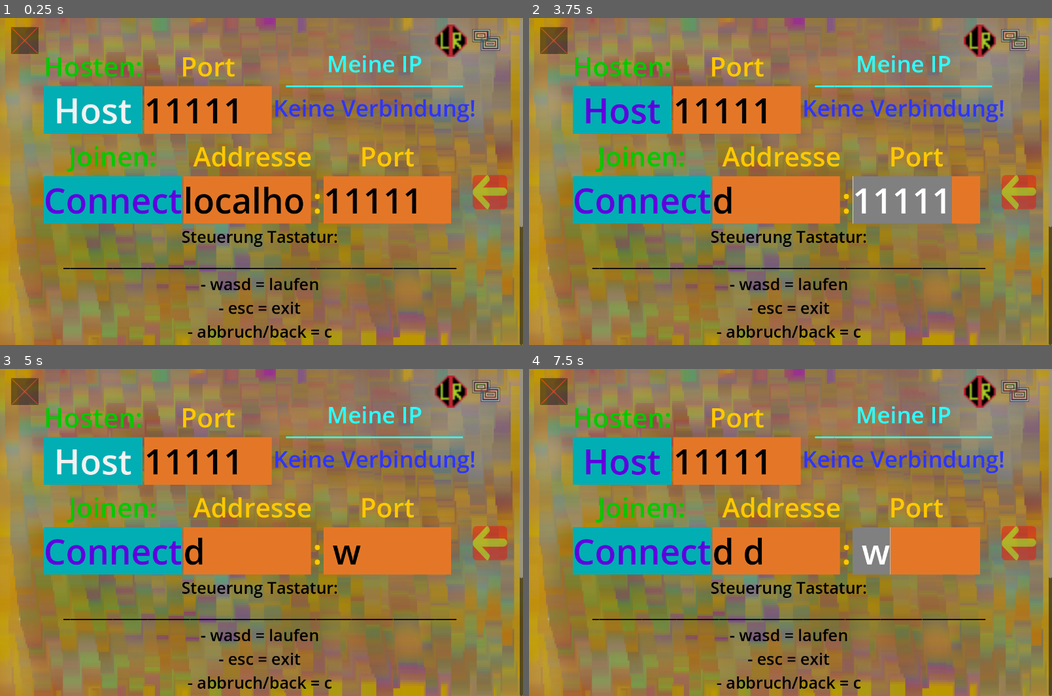
Above: before the commit, frames 1-4 (two rows, left to right).
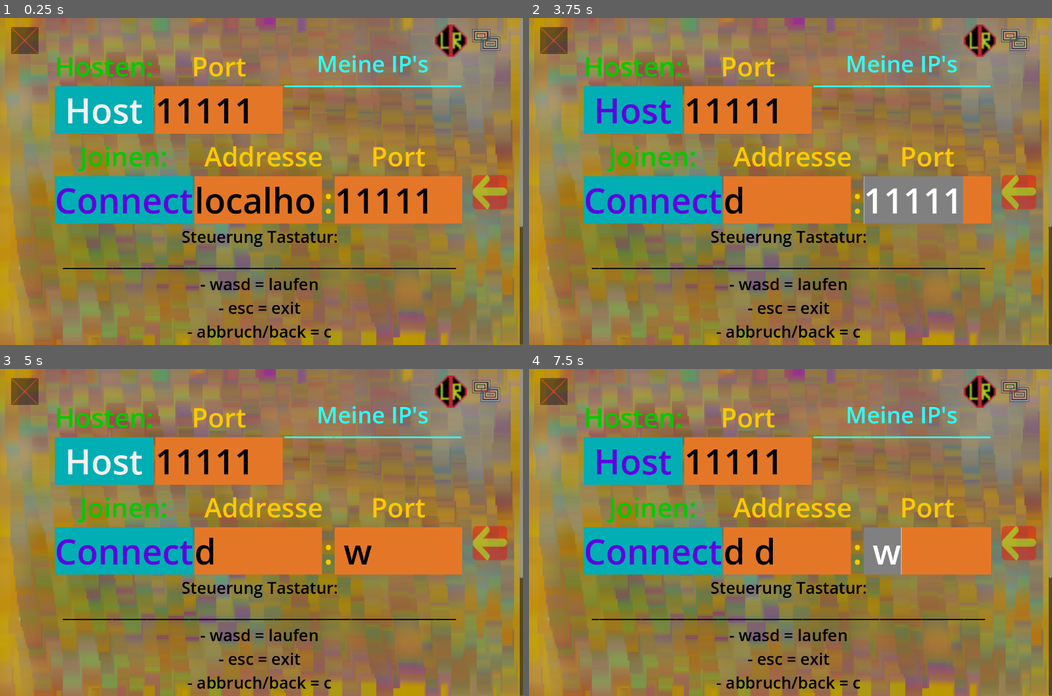
Above: after the commit, the same moments.

Repository: NIK-98/Paint_The_Ground
Game: Godot game, scene res://sceens/main.tscn
Same seed, same stepped clock (60 frames per second), same inputs: the game is played once before the commit and once after it.
Inputs (mouse positions are in pixels of both pictures, inside the frame that each line leads up to):
- Up to frame 1 (0.25 s): no input
- Up to frame 2 (3.75 s): move the mouse to (905, 165) at 0.52 s; hold D (right) 0.53-1.25 s; hold Tab (Info) 0.53-1.25 s; click (905, 165) at 0.67 s; click "Host" at 1.25 s; click "Connect" at 2 s; move the mouse to (685, 197) at 2.77 s; hold S (down) 2.78-3.53 s; tap Tab (Info) at 2.85 s; tap Enter at 3.5 s; move the mouse to (842, 109) at 3.52 s; hold D (right) from 3.53 s (still down); hold Tab (Info) from 3.53 s (still down)
- Up to frame 3 (5 s): tap Space at 4.25 s; move the mouse to (235, 597) at 4.27 s; release D (right) at 4.28 s; release Tab (Info) at 4.28 s; hold W (up) from 4.28 s (still down); tap Tab (Info) at 4.35 s; click (235, 597) at 4.42 s
- Up to frame 4 (7.5 s): move the mouse to (947, 581) at 5.02 s; release W (up) at 5.03 s; hold Tab (Info) 5.03-5.78 s; hold A (left) 5.03-6.53 s; tap Enter at 5.75 s; move the mouse to (633, 483) at 5.77 s; tap Tab (Info) at 5.85, 7.35 s; move the mouse to (816, 532) at 6.52 s; hold S (down) 6.53-7.28 s; hold Tab (Info) 6.53-7.28 s; click (816, 532) at 6.67 s; tap Space at 7.25 s; move the mouse to (712, 450) at 7.27 s; hold D (right) from 7.28 s (still down)

The runs differ from the first frame. In frame 1, 11% of the frame differs, in the area x 8-91%, y 11-98%; in frame 2, 10%; in frame 3, 9.5%; in frame 4, 10%.

Commit message:
kleinere bugfixes und alle verfügbaren ips werden angezeigt

Diff:
--- /dev/null
+++ b/sceens/myip.tscn
@@ -0,0 +1,5 @@
+[gd_scene format=3 uid="uid://cg3c40w88fjwt"]
+
+[node name="myip" type="Label"]
+theme_override_colors/font_color = Color(0.176103, 0.208777, 1, 1)
+theme_override_font_sizes/font_size = 56
--- a/sceens/ui.tscn
+++ b/sceens/ui.tscn
@@ -130,22 +130,24 @@
 expand_to_text_length = true
 select_all_on_focus = true
 
-[node name="yourip" type="VBoxContainer" parent="Panel/CenterContainer/Net/Options/Option1"]
-layout_mode = 2
-
-[node name="Label" type="Label" parent="Panel/CenterContainer/Net/Options/Option1/yourip"]
+[node name="ScrollContainer" type="ScrollContainer" parent="Panel/CenterContainer/Net/Options/Option1"]
+layout_mode = 2
+horizontal_scroll_mode = 0
+
+[node name="yourip" type="VBoxContainer" parent="Panel/CenterContainer/Net/Options/Option1/ScrollContainer"]
+layout_mode = 2
+
+[node name="Label" type="Label" parent="Panel/CenterContainer/Net/Options/Option1/ScrollContainer/yourip"]
 layout_mode = 2
 theme_override_colors/font_color = Color(0.176471, 1, 1, 1)
 theme_override_constants/line_spacing = -50
 theme_override_font_sizes/font_size = 56
-text = "Meine IP
+text = "Meine IP's
 __________________"
 horizontal_alignment = 1
 
-[node name="myip" type="Label" parent="Panel/CenterContainer/Net/Options/Option1/yourip"]
-layout_mode = 2
-theme_override_colors/font_color = Color(0.176103, 0.208777, 1, 1)
-theme_override_font_sizes/font_size = 56
+[node name="ip_list" type="VBoxContainer" parent="Panel/CenterContainer/Net/Options/Option1/ScrollContainer/yourip"]
+layout_mode = 2
 
 [node name="Option2" type="HBoxContainer" parent="Panel/CenterContainer/Net/Options"]
 layout_mode = 2
--- a/scripts/ui.gd
+++ b/scripts/ui.gd
@@ -6,11 +6,12 @@
 @onready var port = $Panel/CenterContainer/Net/Options/Option1/o1_port/port.text
 @onready var connectport = $Panel/CenterContainer/Net/Options/Option2/o4/port.text
 @onready var ip = $Panel/CenterContainer/Net/Options/Option2/o3/remote1/Remote.text
-@onready var myip = $Panel/CenterContainer/Net/Options/Option1/yourip/myip
+@onready var ip_list = $Panel/CenterContainer/Net/Options/Option1/ScrollContainer/yourip/ip_list
 
 
 var loaded = false
 var esc_is_pressing = false
+var old_ips = []
 
 
 func save():
@@ -29,7 +30,7 @@
 
 func _ready():
 	name = "UI"
-	get_tree().paused = false
+	get_tree().paused = true
 
 
 func _process(_delta):
@@ -54,16 +55,18 @@
 
 
 func get_local_ips():
-	var ips = []
-	for i in IP.get_local_interfaces():
+	var local_interfaces = IP.get_local_interfaces()
+	for r in ip_list.get_children():
+		r.queue_free()
+	for i in local_interfaces:
 		if (OS.has_feature("windows") and i["friendly"].begins_with("Ethernet") or i["friendly"].begins_with("WLAN")) or ((OS.has_feature("linux") or OS.has_feature("android")) and i["name"].begins_with("en") or i["name"].begins_with("eth") or i["name"].begins_with("wl")):
 			for address in i["addresses"]:
 				if (address.split('.').size() == 4) and address.begins_with("10.") or check_address_bereich(address,16,31) or address.begins_with("192.168."):
-					ips.append(address)
-	if ips.is_empty():
-		myip.text = "Keine Verbindung!"
-	else:
-		myip.text = str(ips[-1])
+					var addr = preload("res://sceens/myip.tscn")
+					var new_addr = addr.instantiate()
+					new_addr.text = str(address)
+					ip_list.add_child(new_addr)
+
 
 
 
